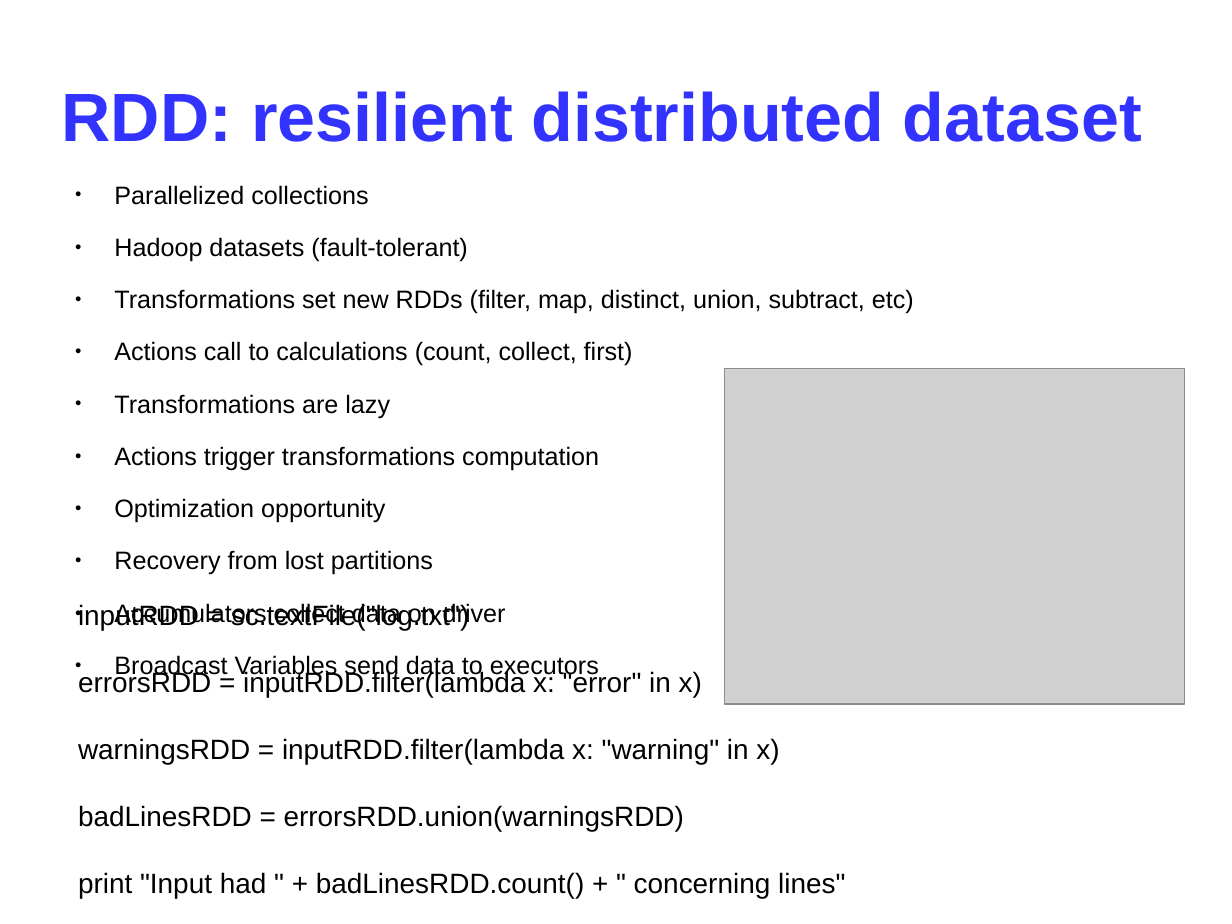
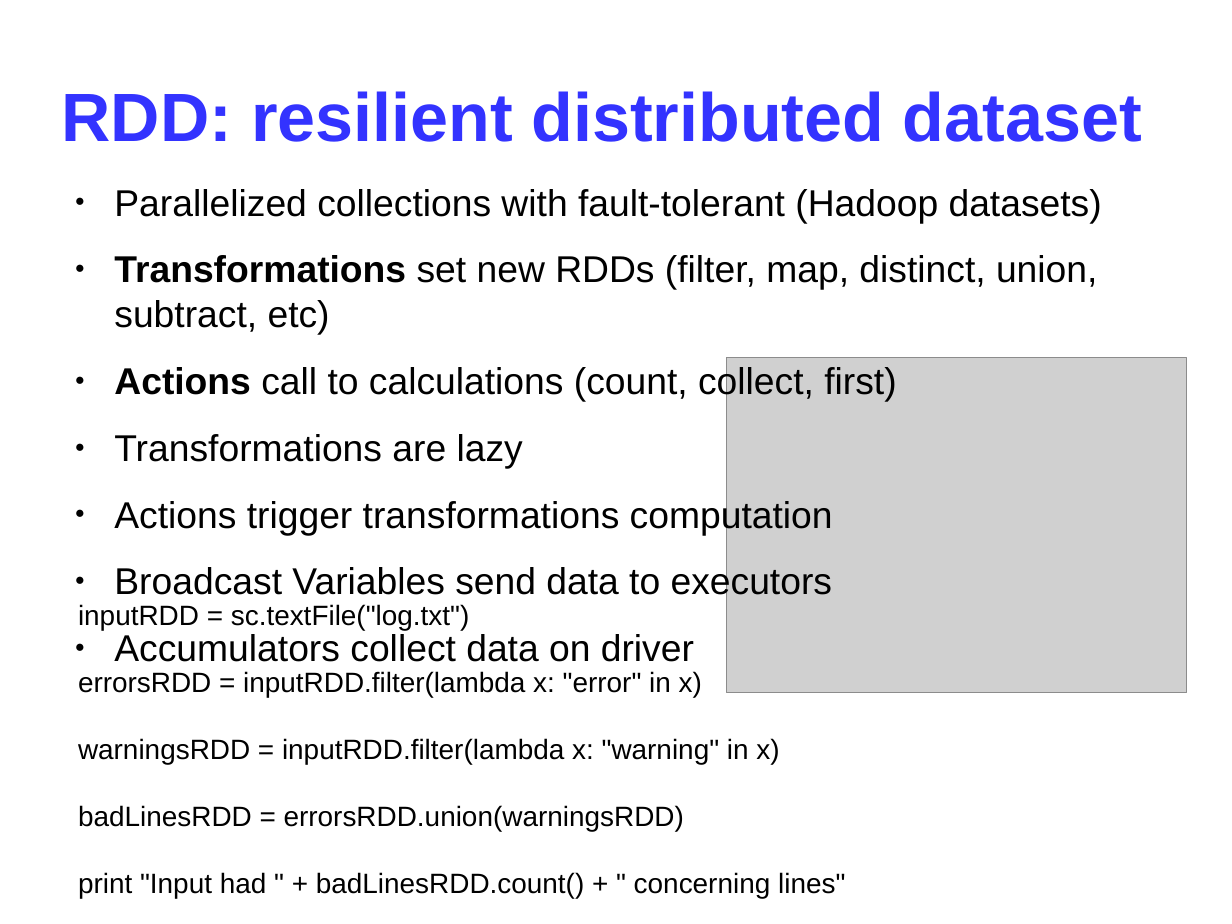
Before and after one commit to ichMaster/ich_dev, a slide deck: slide 9 of pyspark/presentation/Spark.odp. Drawn at 1232x924 pixels with LibreOffice and Linux fonts; fonts in the diff are those of the drawing; grey boxes stand for pictures. Boxes give left, top, right and bottom in pixels: in the first picture for what was removed or moved away, otherwise in the second. Text is boxed around its words. In the diff, an @@ line names an element or a change of style, - is before the commit and + after.

```diff
--- a/pyspark/presentation/Spark.odp
+++ b/pyspark/presentation/Spark.odp
@@ text at (114,189,1102,223): text changed; size 16.2 to 24.1 pt @@
-● Parallelized collections
-● Hadoop datasets (fault-tolerant)
+● Parallelized collections with fault-tolerant (Hadoop datasets)
@@ text at (114,255,1097,662): size 16.2 to 24.1 pt in "Transformations set new RDDs (filter, map, distinct, ...", "Actions call to calculations (count, collect, first)", "Transformations are lazy", "Actions trigger transformations computation" and 1 more places; bold on in "Transformations", "Actions" @@
@@ picture: place and size @@
-picture at (724,369,1185,704)
+picture at (727,358,1187,693)
@@ text at (114,565,832,602): text changed; size 16.2 to 24.1 pt @@
-● Optimization opportunity
-● Recovery from lost partitions
+● Broadcast Variables send data to executors
@@ text at (114,655,599,680): paragraph removed @@
-● Broadcast Variables send data to executors
```
Also in this commit, not shown: 10 other slides changed, 1 other file.
